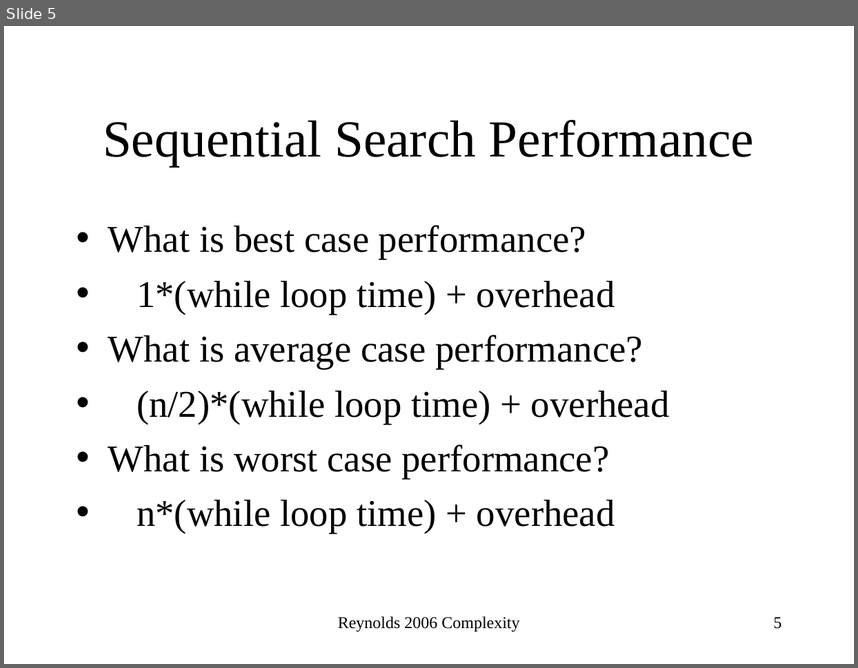
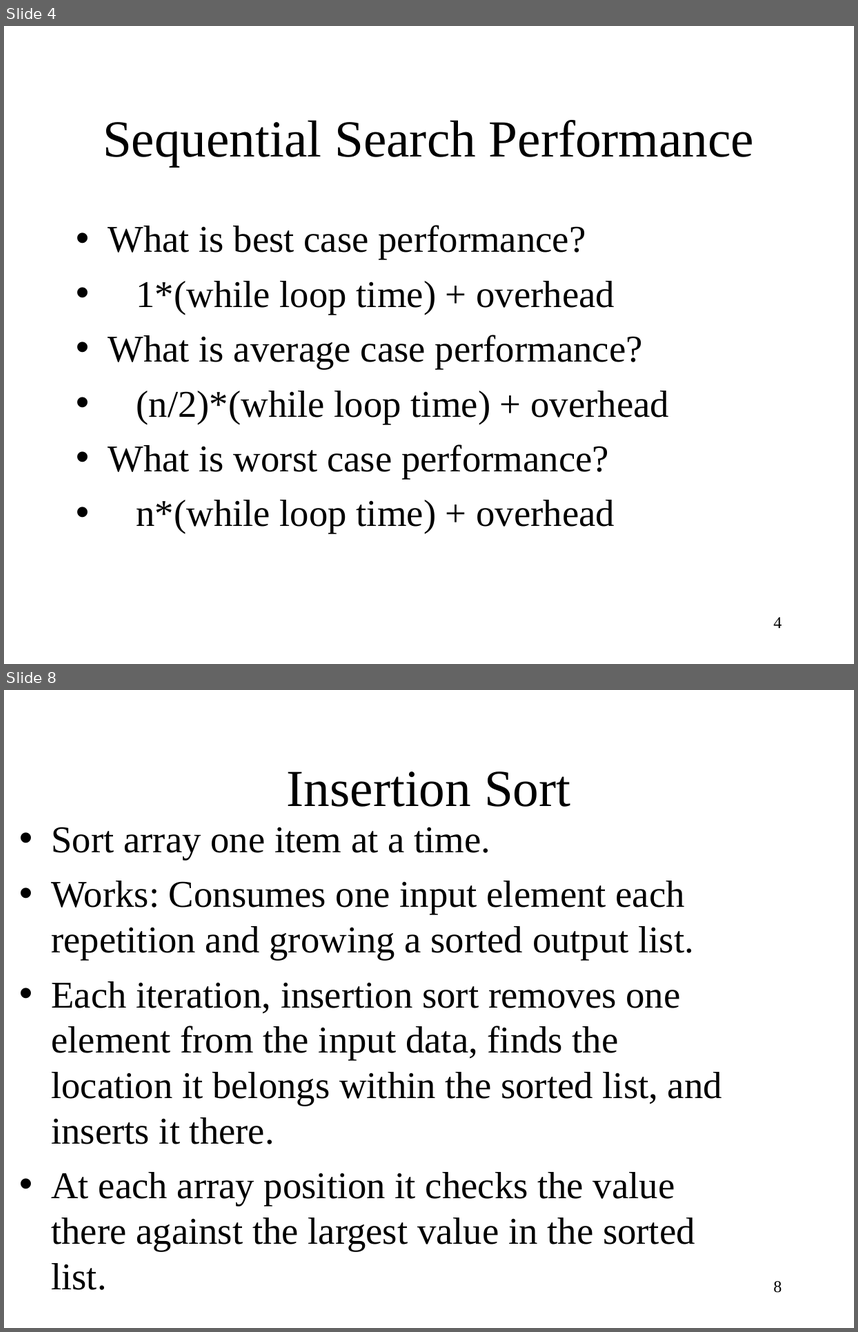
Before and after one commit to kartikshahc/testing, a slide deck: ComplexityAnalysis.ppt. Shown one above the other, each under a label of ours: slide 5 before the commit, slides 4 and 8 after it; the slides between them are not shown. The pictures are 858x668 and 858x1332 pixels, drawn with LibreOffice and Linux fonts; fonts in the diff are those of the drawing. Boxes give left, top, right and bottom in pixels: in the first picture for what was removed or moved away, otherwise in the second. Text is boxed around its words. In the diff, an @@ line names an element or a change of style, - is before the commit and + after.

```diff
--- a/ComplexityAnalysis.ppt
+++ b/ComplexityAnalysis.ppt
@@ slide 8 added at [4, 690, 854, 1328], background #FFFFFF @@
@@ text added at [287, 771, 570, 807], 44 pt, text #000000 @@
+Insertion Sort
@@ text added at [51, 827, 722, 1290], 32 pt, text #000000 @@
+• Sort array one item at a time.
+• Works: Consumes one input element each repetition and growing a sorted output list.
+• Each iteration, insertion sort removes one element from the input data, finds the location it belongs within the sorted list, and inserts it there.
+• At each array position it checks the value there against the largest value in the sorted list.
@@ page number added at [773, 1281, 782, 1292], 14 pt, text #000000 @@
+8
@@ what was slide 5 is now slide 4 @@
@@ slide 4 changed as well @@
@@ text removed at [338, 616, 519, 631] @@
-Reynolds 2006 Complexity
@@ page number at [773, 617, 782, 628]: text changed @@
-5
+4
```
Also in this commit, not shown: 12 other slides changed, 13 other slides added, 14 slides removed, 3 other files.
